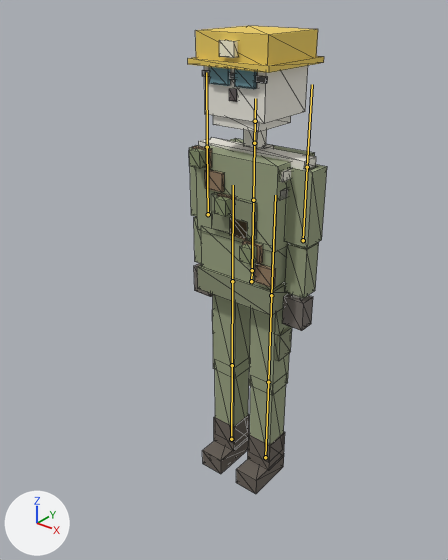
An edit to the glTF model games/builder/assets/hero-demo.glb, drawn before and after from the same camera.
One viewpoint serves both versions: a camera (50 mm lens) standing at (1.34, -1.858, 2.067) and looking at (-0.09, -0.07, 0.958). Arrows for +X, +Y and +Z are at lower left; the lights stay in place. The picture after the commit comes second. The bones that bend it are drawn over the model as lines. Mesh edges are drawn as thin lines.

The first picture shows 'HeroDemoMesh'.
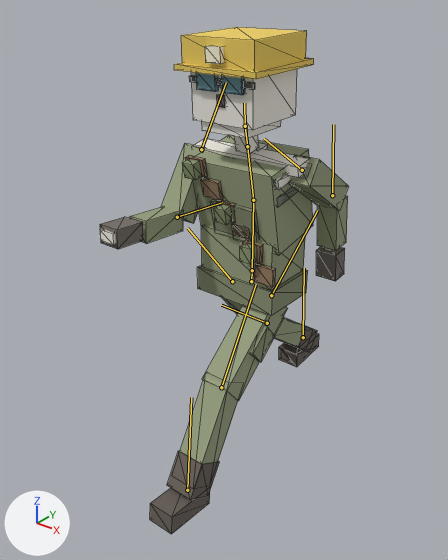
The newer file adds an action. The first version stands in its rest pose; the second is drawn at frame 0 of the action 'Run'.

Boxes (x1, y1, x2, y2) around the edits, measured in the pictures (448 x 560 px):
'HeroDemoMesh', posed (78% wider, 8% taller)
    before: (188, 26, 327, 494)
    after: (100, 27, 348, 534)
bone 'chest', root to tip
    before: (253, 200) to (254, 143)
    after: (253, 200) to (247, 146)
bone 'head', root to tip
    before: (255, 121) to (255, 98)
    after: (245, 126) to (244, 103)
bone 'upperArm_L', root to tip
    before: (307, 167) to (312, 84)
    after: (302, 170) to (264, 138)
bone 'forearm_L', root to tip
    before: (303, 240) to (307, 167)
    after: (332, 195) to (333, 124)
bone 'upperArm_R', root to tip
    before: (207, 147) to (206, 72)
    after: (201, 149) to (226, 82)
bone 'forearm_R', root to tip
    before: (208, 214) to (207, 147)
    after: (177, 217) to (222, 202)
bone 'upperLeg_L', root to tip
    before: (271, 295) to (275, 195)
    after: (271, 295) to (317, 210)
bone 'lowerLeg_L', root to tip
    before: (268, 382) to (271, 295)
    after: (221, 387) to (256, 284)
bone 'foot_L', root to tip
    before: (265, 457) to (268, 382)
    after: (187, 490) to (191, 397)
bone 'upperLeg_R', root to tip
    before: (232, 281) to (233, 185)
    after: (232, 281) to (187, 228)
bone 'lowerLeg_R', root to tip
    before: (232, 365) to (232, 281)
    after: (267, 323) to (221, 305)
bone 'foot_R', root to tip
    before: (231, 439) to (232, 365)
    after: (303, 337) to (304, 268)

The edits, one by one:
Bone 'chest' (bone_chest) turns from (0, 0, 0) to (12, 0, 0) degrees about its own x, y and z.
Bone 'head' (bone_head) turns from (0, 0, 0) to (-10, 0, 0) degrees about its own x, y and z.
Bone 'upperArm_L' (bone_upperarm_l) turns from (0, 0, 0) to (45, 0, 0) degrees about its own x, y and z.
Bone 'forearm_L' (bone_forearm_l) turns from (0, 0, 0) to (-50, 0, 0) degrees about its own x, y and z.
Bone 'upperArm_R' (bone_upperarm_r) turns from (0, 0, 0) to (-45, 0, 0) degrees about its own x, y and z.
Bone 'forearm_R' (bone_forearm_r) turns from (0, 0, 0) to (-60, 0, 0) degrees about its own x, y and z.
Bone 'upperLeg_L' (bone_upperleg_l) turns from (0, 0, 0) to (-50, 0, 0) degrees about its own x, y and z.
Bone 'lowerLeg_L' (bone_lowerleg_l) turns from (0, 0, 0) to (20, 0, 0) degrees about its own x, y and z.
Bone 'foot_L' (bone_foot_l) turns from (0, 0, 0) to (25, 0, 0) degrees about its own x, y and z.
Bone 'upperLeg_R' (bone_upperleg_r) turns from (0, 0, 0) to (40, 0, 0) degrees about its own x, y and z.
Bone 'lowerLeg_R' (bone_lowerleg_r) turns from (0, 0, 0) to (15, 0, 0) degrees about its own x, y and z.
Bone 'foot_R' (bone_foot_r) turns from (0, 0, 0) to (-50, 0, 0) degrees about its own x, y and z.
